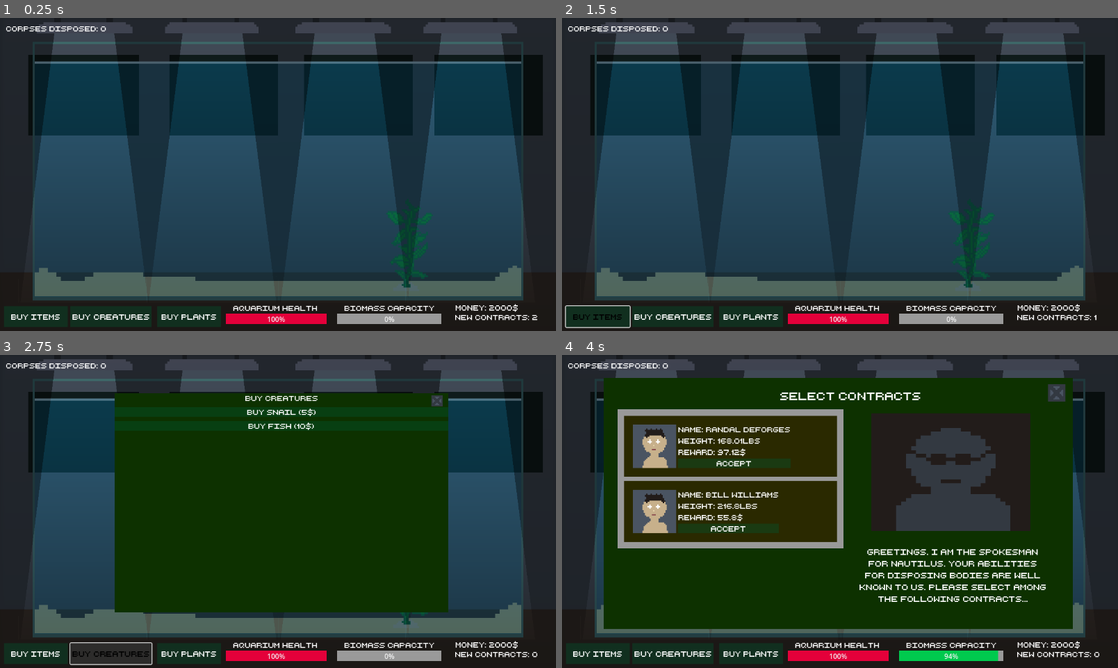
Above: before the commit, frames 1-4 (two rows, left to right).
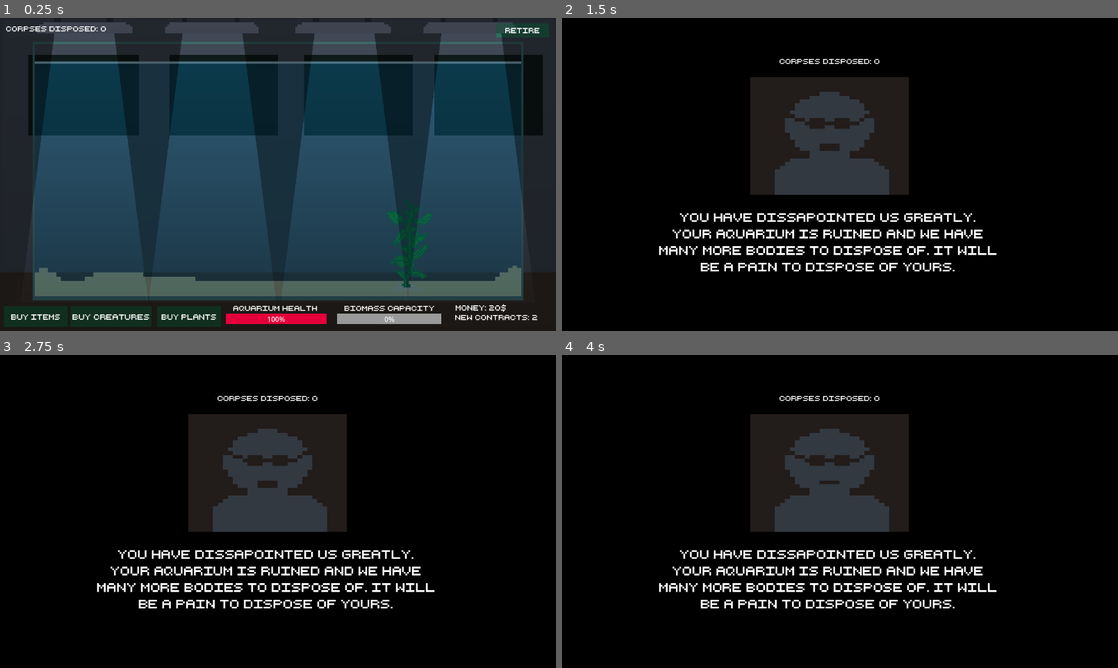
Above: after the commit, the same moments.

Repository: adrientremblay/ld56
Game: Godot game, scene res://scenes/game_screen.tscn
The game is run twice, just before and just after one commit, with the same random seed, the same clock (stepped at 60 frames per second) and the same inputs.
Inputs (mouse positions are in pixels of both pictures, inside the frame that each line leads up to):
- Up to frame 1 (0.25 s): no input
- Up to frame 2 (1.5 s): click "Buy Items" at 0.5 s; click (1084, 30) at 1.25 s, where only the run after the commit has a clickable "Retire"
- Up to frame 3 (2.75 s): click "Buy Creatures" at 2 s
- Up to frame 4 (4 s): click "Buy Plants" at 2.75 s; click "Accept" (after the commit: "Buy Items") at 3.5 s

The runs differ from the first frame. In frame 1, 0.1% of the frame differs, in the area x 89-98%, y 1-94%; in frame 2, 98%; in frame 3, 99%, in the area x 0-100%, y 0-100%; in frame 4, 97%.

Commit message:
Added a retire button

Diff:
--- a/scenes/game_screen.gd
+++ b/scenes/game_screen.gd
@@ -13,7 +13,7 @@
 
 var game_over = false
 
-var money = 2000
+var money = 20
 var biomass_capacity = 200 # pounds
 var biomass_usage = 0.0 # decimal %
 var aquarium_health = 1.0 #decimal %
@@ -143,17 +143,13 @@
 	tick_aquarium_health(delta, biomass_usage)
 
 func tick_aquarium_health(delta: float, biomass_usage: float):
-	var health_difference = (1.0 - biomass_usage) * 2 * delta
+	var health_difference = (1.0 - biomass_usage) * 0.5 * delta
 	aquarium_health += snappedf(health_difference, 0.0001)
 	aquarium_health = clamp(aquarium_health, 0.0, 1.0)
 	$UI/HealthBar.value = aquarium_health * 100
 
 	if aquarium_health == 0.0:
-		$UI/ContractMenu/NewContractTimer.stop()
-		$UI/ContractMenu.visible = false
-		$UI/CreatureMenu.visible = false
-		$EndScreen.open(corpses_eaten_count)
-		self.game_over = true
+		set_game_over()
 
 func _on_buy_stem_plant_pressed() -> void:
 	if money < 15:
@@ -168,3 +164,13 @@
 	var new_plant = plantScene.instantiate()
 	new_plant.global_position = Vector2(137 + (randf() * 966), 507 - (randf()*31))
 	$Aquarium/Plants.add_child(new_plant)
+
+func _on_retire_pressed() -> void:
+	set_game_over()
+
+func set_game_over():
+	$UI/ContractMenu/NewContractTimer.stop()
+	$UI/ContractMenu.visible = false
+	$UI/CreatureMenu.visible = false
+	$EndScreen.open(corpses_eaten_count)
+	self.game_over = true
--- a/scenes/game_screen.tscn
+++ b/scenes/game_screen.tscn
@@ -457,6 +457,15 @@
 theme = ExtResource("4_gs2f0")
 text = "Buy Items"
 
+[node name="Retire" type="Button" parent="UI"]
+layout_mode = 0
+offset_left = 1143.0
+offset_top = 12.0
+offset_right = 1264.0
+offset_bottom = 45.0
+theme = ExtResource("4_gs2f0")
+text = "Retire"
+
 [node name="Music" type="AudioStreamPlayer" parent="."]
 stream = ExtResource("12_x36kj")
 volume_db = -15.974
@@ -494,3 +503,4 @@
 [connection signal="should_spawn_corpse" from="UI/ContractMenu" to="." method="_on_contract_menu_should_spawn_corpse"]
 [connection signal="timeout" from="UI/ContractMenu/NewContractTimer" to="UI/ContractMenu" method="_on_new_contract_timer_timeout"]
 [connection signal="pressed" from="UI/ContractMenu/CloseContractMenu" to="UI/ContractMenu" method="_on_close_contract_menu_pressed"]
+[connection signal="pressed" from="UI/Retire" to="." method="_on_retire_pressed"]
--- a/scripts/corpse.gd
+++ b/scripts/corpse.gd
@@ -18,7 +18,7 @@
 
 func _process(delta: float) -> void:
 	for creature in feeding_area.get_overlapping_bodies():
-		weight -= 20 * delta
+		weight -= 2 * delta
 
 	if weight <= 0:
 		self.eaten = true
